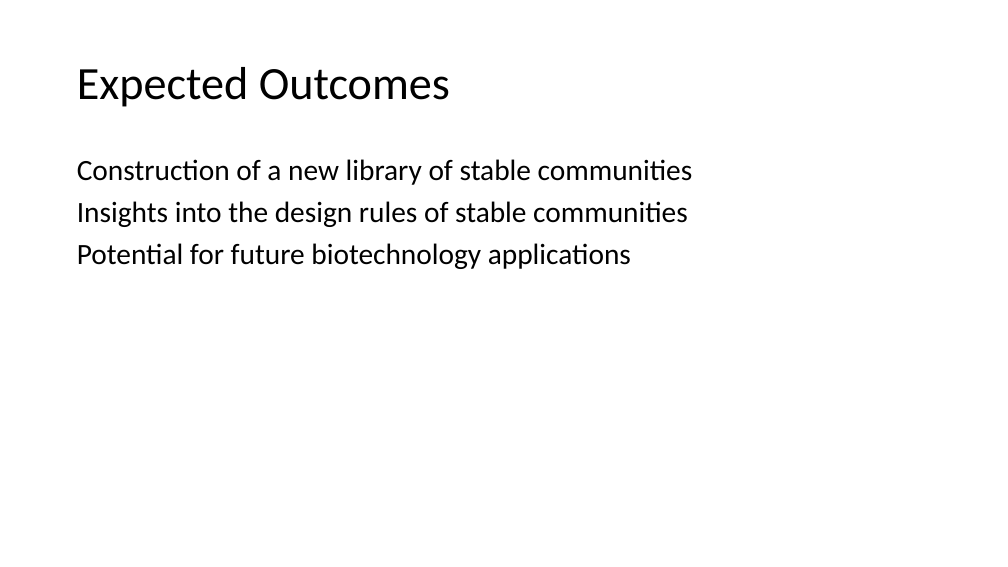
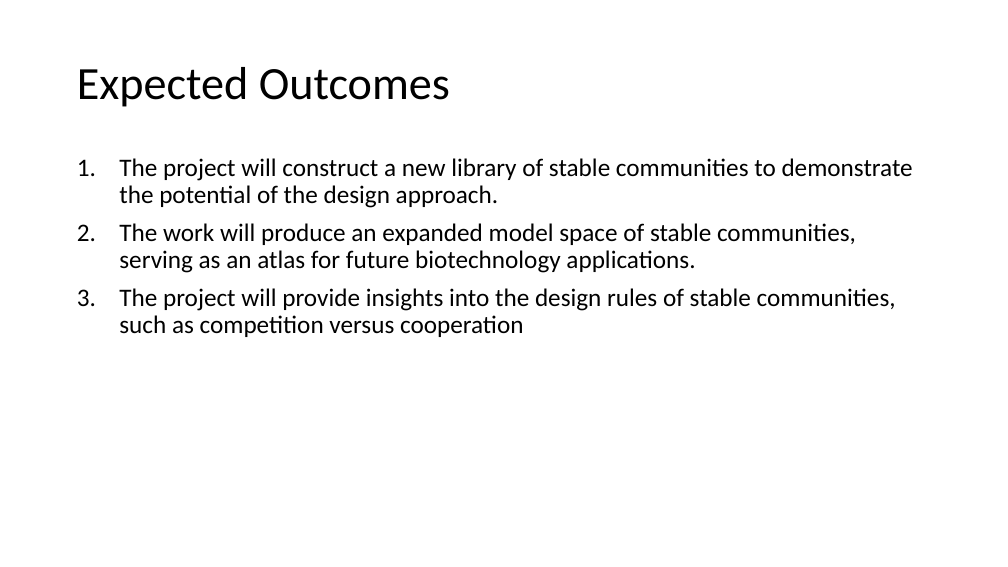
Before and after one commit to Fontanapink/GPs, a slide deck: slide 12 of GPRCommunities.pptx (slide 10 before the commit). Drawn at 1008x567 pixels with LibreOffice and Linux fonts; fonts in the diff are those of the drawing. Boxes give left, top, right and bottom in pixels: in the first picture for what was removed or moved away, otherwise in the second. Text is boxed around its words. In the diff, an @@ line names an element or a change of style, - is before the commit and + after.

```diff
--- a/GPRCommunities.pptx
+++ b/GPRCommunities.pptx
@@ text at [119,158,913,337]: text changed; size 28 to 24 pt @@
-Construction of a new library of stable communities
-Insights into the design rules of stable communities
-Potential for future biotechnology applications
+1. The project will construct a new library of stable communities to demonstrate the potential of the design approach.
+2. The work will produce an expanded model space of stable communities, serving as an atlas for future biotechnology applications.
+3. The project will provide insights into the design rules of stable communities, such as competition versus cooperation
```
Also in this commit, not shown: 11 other slides changed, 4 slides added, 1 slide removed.
